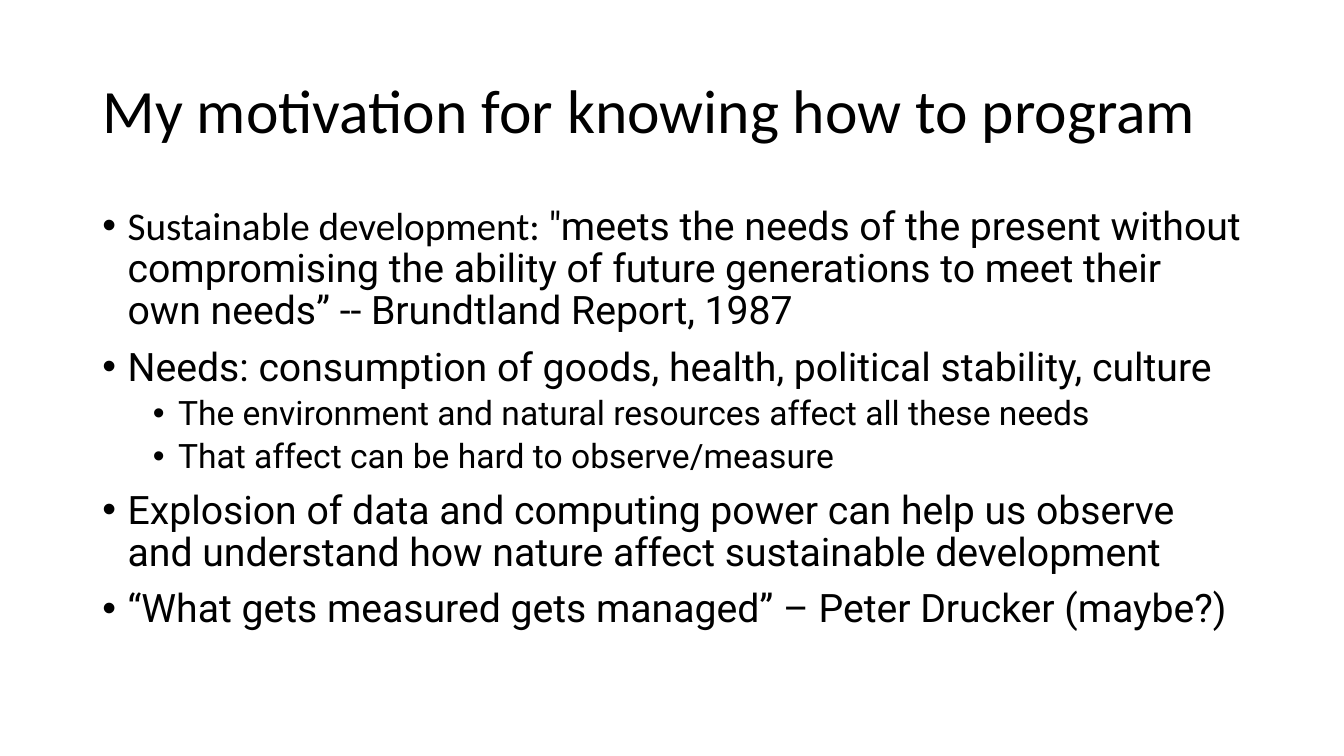
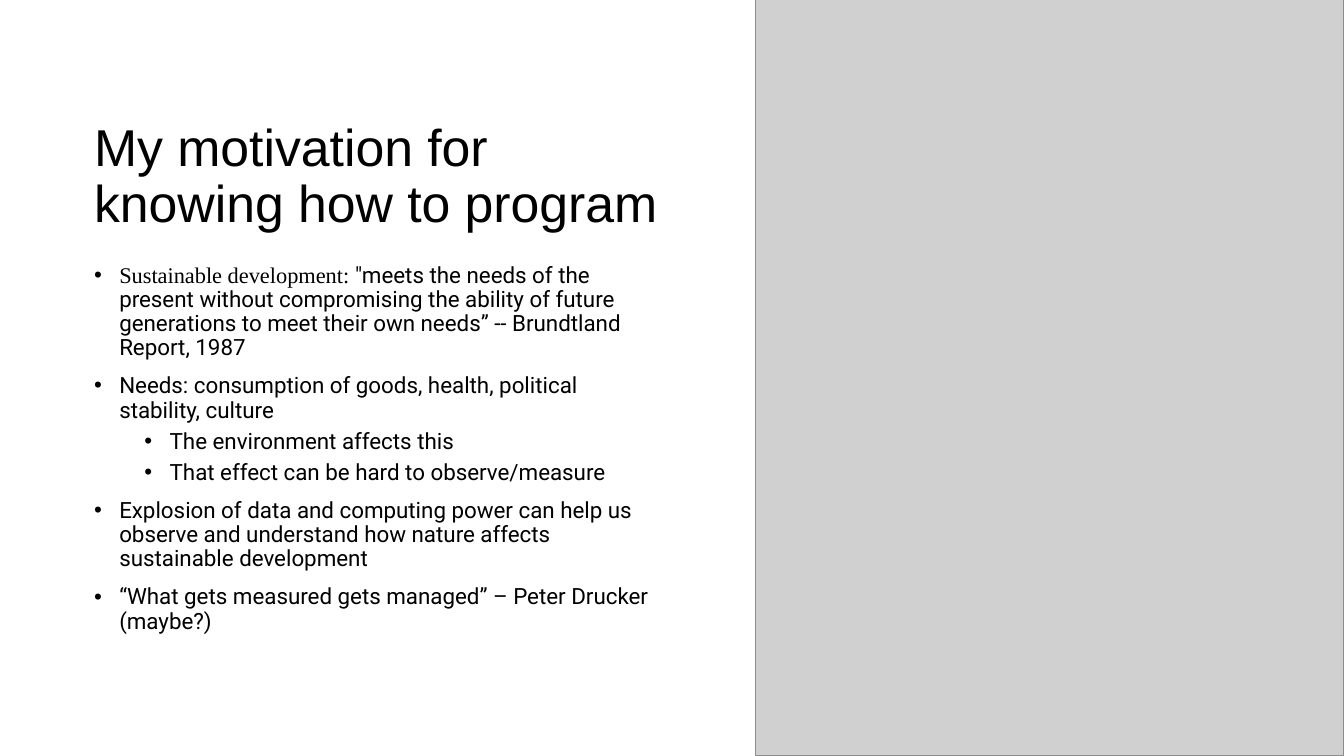
Before and after one commit to a5creel/intro_to_programming, a slide deck: slide 3 of lecture_material/1_think_like_computer.pptx. Drawn at 1344x756 pixels with LibreOffice and Linux fonts; fonts in the diff are those of the drawing; grey boxes stand for pictures. Boxes give left, top, right and bottom in pixels: in the first picture for what was removed or moved away, otherwise in the second. Text is boxed around its words. In the diff, an @@ line names an element or a change of style, - is before the commit and + after.

```diff
--- a/lecture_material/1_think_like_computer.pptx
+++ b/lecture_material/1_think_like_computer.pptx
@@ picture added at <box>756,0,1344,756</box> @@
@@ title "My motivation for knowing how ...": place and size @@
-title "My motivation for knowing how ..." at <box>102,90,1195,144</box>
+title "My motivation for knowing how ..." at <box>94,128,658,233</box>
@@ title "My motivation for knowing how ..." at <box>94,128,658,233</box>: size 44 to 37 pt, font Calibri to Arial @@
@@ text "Sustainable development: "meets the needs ...": place and size @@
-text "Sustainable development: "meets the needs ..." at <box>128,210,1241,631</box>
+text "Sustainable development: "meets the needs ..." at <box>119,266,648,634</box>
@@ text "Sustainable development: "meets the needs ..." at <box>119,266,648,634</box>: vertical alignment top to middle @@
@@ text at <box>119,266,648,634</box>: size 28 to 16 pt in "Sustainable development: "meets the needs of the ...", "Needs: consumption of goods, health, political stability, ...", "“What gets measured gets managed” – Peter ..."; font Calibri to Times New Roman in "Sustainable development:" @@
@@ text at <box>119,432,632,571</box>: text changed; size 28 to 16 pt @@
-  • The environment and natural resources affect all these needs
-  • That affect can be hard to observe/measure
-• Explosion of data and computing power can help us observe and understand how nature affect sustainable development
+  • The environment affects this
+  • That effect can be hard to observe/measure
+• Explosion of data and computing power can help us observe and understand how nature affects sustainable development
```
Also in this commit, not shown: 23 other slides changed, 1 slide added, 14 other files.
